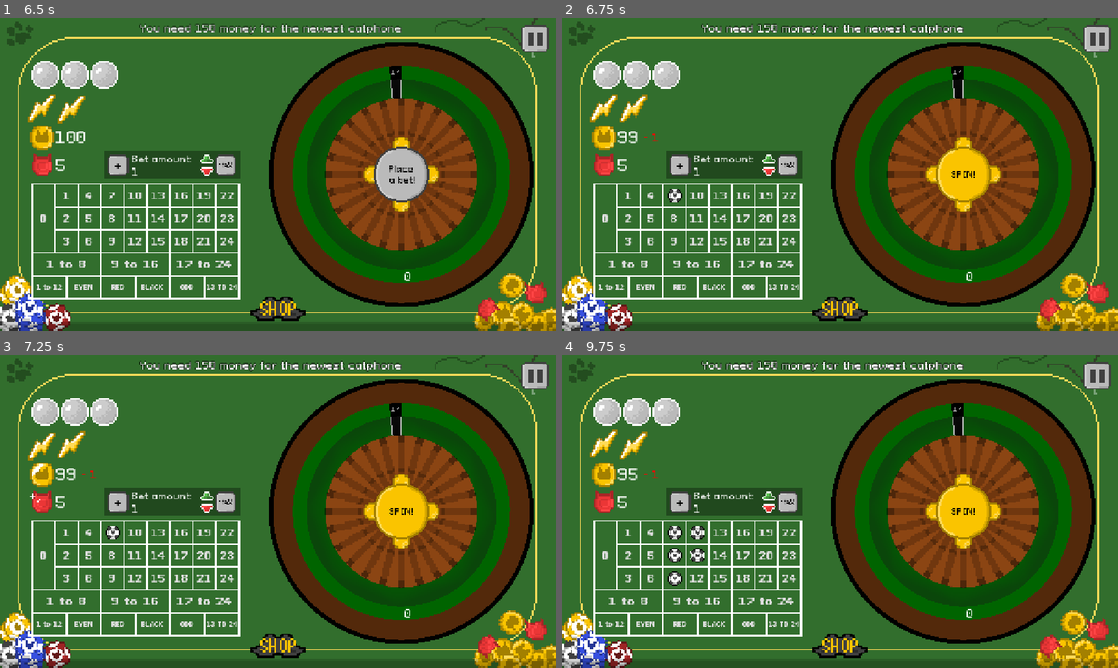
Above: before the commit, frames 1-4 (two rows, left to right).
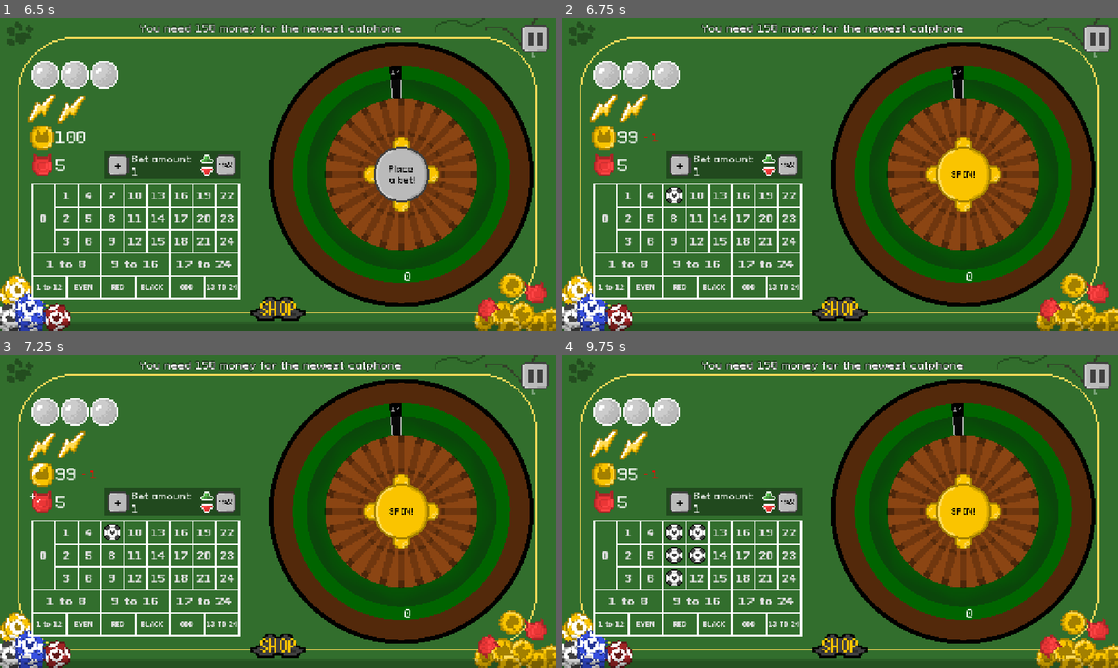
Above: after the commit, the same moments.

Repository: DuneRanger/Very-Serious-GameJam-2026
Game: Godot game, scene res://scenes/main.tscn
Two runs of this game, one before a commit and one after it. Both use one fixed random seed, a clock stepped at 60 frames per second and the inputs below. Sound files missing from this copy of the repository are replaced by a short silence.
Inputs:
- Up to frame 1 (6.5 s): click "NEW GAME!" at 0.5 s; click "0" at 1.25 s; click "1" at 2 s; click "2" at 2.75 s; click "3" at 3.5 s; click "4" at 4.25 s; click "5" at 5 s; click "6" at 5.75 s
- Up to frame 2 (6.75 s): click "7" at 6.5 s
- Up to frame 3 (7.25 s): no input
- Up to frame 4 (9.75 s): click "8" at 7.25 s; click "9" at 8 s; click "10" at 8.75 s; click "11" at 9.5 s

Frame 1 is identical in both runs. In frame 2, 0.1% of the frame differs, in the area x 18-22%, y 54-60%; in frame 3, 0.1%; in frame 4, 0.5%, in the area x 18-26%, y 54-74%.

Commit message:
made the chips prettier :3

Diff:
--- a/scenes/game/game_scene/betting_system/betting_system.gd
+++ b/scenes/game/game_scene/betting_system/betting_system.gd
@@ -8,6 +8,16 @@
 @export var number_button_font_size : int
 @export var third_button_font_size : int
 @export var half_button_font_size : int
+
+@export var chip_black : StyleBoxTexture
+@export var chip_red : StyleBoxTexture
+@export var chip_blue : StyleBoxTexture
+@export var chip_yellow : StyleBoxTexture
+
+var chip_black_requirement : int = 0
+var chip_red_requirement : int = 50
+var chip_blue_requirement : int = 200
+var chip_yellow_requirement : int = 1000
 
 var labels = {}
 var max_num : int = 24
@@ -164,10 +174,25 @@
 	if labels.has(b_id):
 		return labels[b_id]
 	var lab = bet_button_label.instantiate()
-	lab.size = Vector2(button_size, button_size) * 2/3
+	lab.size = Vector2(button_size, button_size) * 0.8
 	lab.position = b.position + (b.size - lab.size) / 2.0
 	labels[b.button_id] = lab
 	return lab
+
+func select_label_icon(lab : RichTextLabel, value : int):
+	print("Selecting icon, value: ", value)
+	if value >= chip_yellow_requirement:
+		print("Selected yellow")
+		lab.add_theme_stylebox_override("normal", chip_yellow)
+	elif value >= chip_blue_requirement:
+		print("Selected blue")
+		lab.add_theme_stylebox_override("normal", chip_blue)
+	elif value >= chip_red_requirement:
+		print("Selected red")
+		lab.add_theme_stylebox_override("normal", chip_red)
+	else:
+		print("Selected black")
+		lab.add_theme_stylebox_override("normal", chip_black)
 
 func new_bet(b_id : int) -> void:
 	if GameManagerGlobal.game_state != GameEnums.game_states.BET_PHASE:
@@ -205,6 +230,7 @@
 		SfxManager.play_SFX_pitched("res://assets/SFX/bet_place.ogg")
 
 	var l = get_label(b)
+	select_label_icon(l, bet_amount + old_bet)
 
 	if GameManagerGlobal.bets[b_id] > 0:
 		if l.get_parent() == null:
--- a/scenes/game/game_scene/betting_system/betting_system.tscn
+++ b/scenes/game/game_scene/betting_system/betting_system.tscn
@@ -4,7 +4,23 @@
 [ext_resource type="PackedScene" uid="uid://c7y4bfu1vt5we" path="res://scenes/game/game_scene/betting_system/bet_button.tscn" id="2_gf42j"]
 [ext_resource type="PackedScene" uid="uid://r818ix60yp68" path="res://scenes/game/game_scene/betting_system/bet_label.tscn" id="3_njhud"]
 [ext_resource type="Texture2D" uid="uid://cvc70jnauhlmx" path="res://assets/textures/UI/Button.png" id="4_4sryy"]
+[ext_resource type="Texture2D" uid="uid://dut742t7mmgrt" path="res://assets/textures/chips/chip_black.png" id="4_60oc5"]
 [ext_resource type="Script" uid="uid://c7ho25had8seq" path="res://scenes/game/game_scene/betting_system/increment_toggle.gd" id="4_qcixp"]
+[ext_resource type="Texture2D" uid="uid://i5la5qr025mw" path="res://assets/textures/chips/chip_red.png" id="5_wj0nr"]
+[ext_resource type="Texture2D" uid="uid://drwcdh4erixtq" path="res://assets/textures/chips/chip_blue.png" id="6_p2qa8"]
+[ext_resource type="Texture2D" uid="uid://b1h766mvtji8y" path="res://assets/textures/chips/chip_yellow.png" id="7_hf4ey"]
+
+[sub_resource type="StyleBoxTexture" id="StyleBoxTexture_7hrj3"]
+texture = ExtResource("4_60oc5")
+
+[sub_resource type="StyleBoxTexture" id="StyleBoxTexture_iwegw"]
+texture = ExtResource("5_wj0nr")
+
+[sub_resource type="StyleBoxTexture" id="StyleBoxTexture_4sryy"]
+texture = ExtResource("6_p2qa8")
+
+[sub_resource type="StyleBoxTexture" id="StyleBoxTexture_hf4ey"]
+texture = ExtResource("7_hf4ey")
 
 [sub_resource type="StyleBoxTexture" id="StyleBoxTexture_60oc5"]
 texture = ExtResource("4_4sryy")
@@ -24,6 +40,10 @@
 number_button_font_size = 22
 third_button_font_size = 24
 half_button_font_size = 13
+chip_black = SubResource("StyleBoxTexture_7hrj3")
+chip_red = SubResource("StyleBoxTexture_iwegw")
+chip_blue = SubResource("StyleBoxTexture_4sryy")
+chip_yellow = SubResource("StyleBoxTexture_hf4ey")
 
 [node name="Background" type="ColorRect" parent="." unique_id=286948862]
 color = Color(1.01, 1.01, 1.01, 1)
